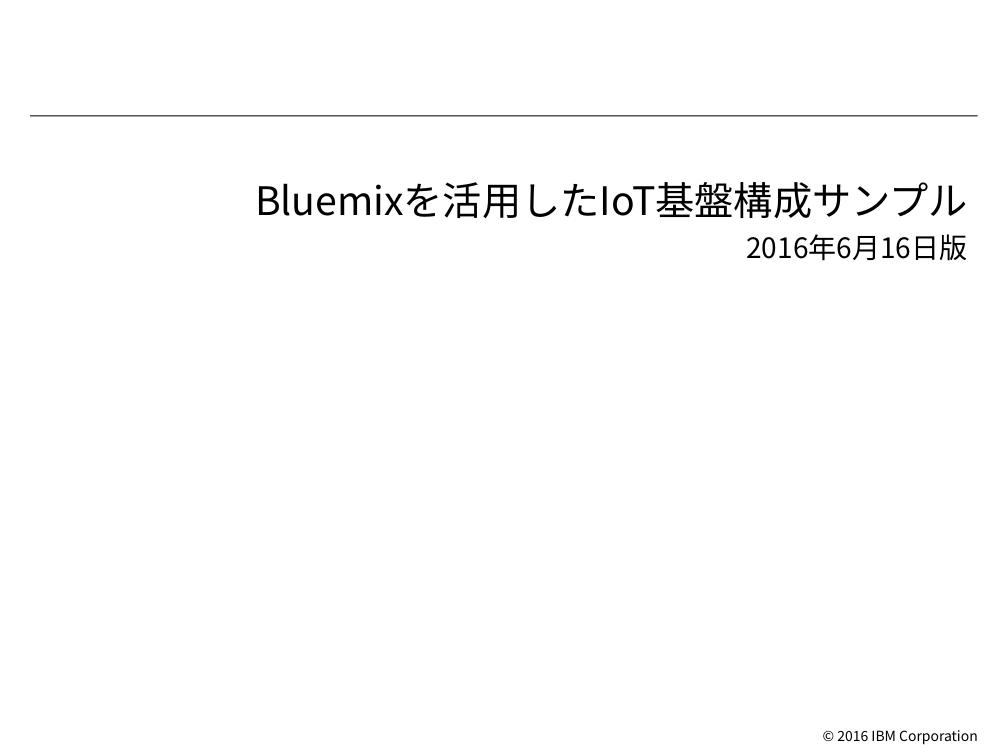
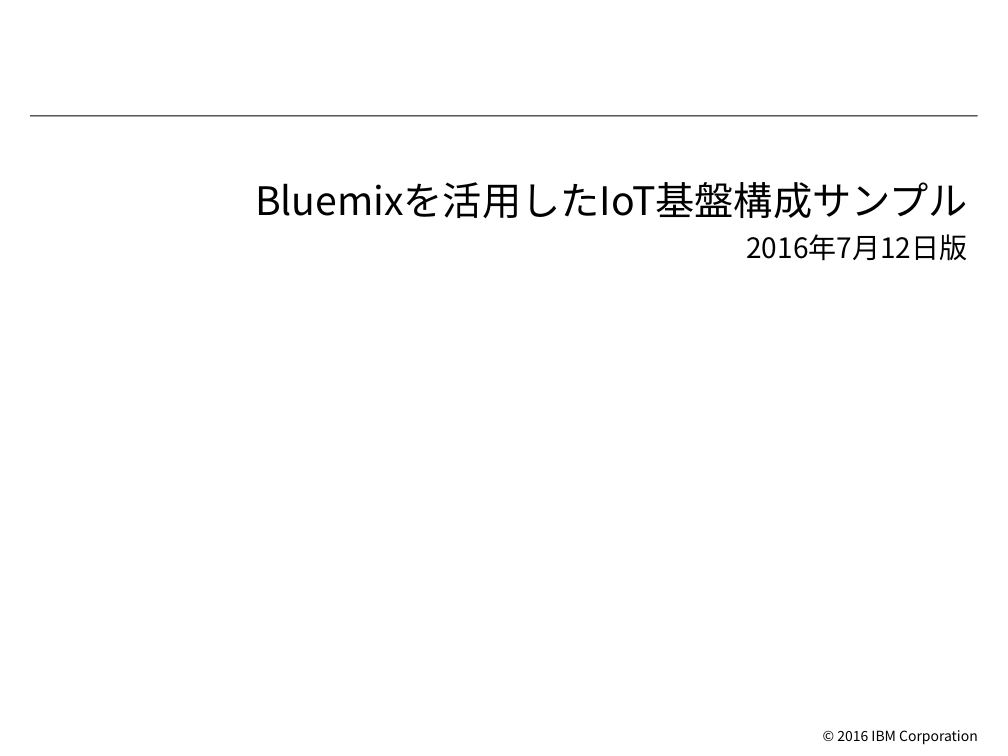
Before and after one commit to makaishi/1_IOT_WORK, a slide deck: slide 1 of bluemix-env/iot-構成雛形.pptx. Drawn at 1008x756 pixels with LibreOffice and Linux fonts; fonts in the diff are those of the drawing; background and template pictures are left out. Boxes give left, top, right and bottom in pixels: in the first picture for what was removed or moved away, otherwise in the second. Text is boxed around its words. In the diff, an @@ line names an element or a change of style, - is before the commit and + after.

```diff
--- a/bluemix-env/iot-構成雛形.pptx
+++ b/bluemix-env/iot-構成雛形.pptx
@@ title at bbox=[255, 182, 968, 261]: text changed @@
-Bluemixを活用したIoT基盤構成サンプル
-2016年6月16日版
+Bluemixを活用したIoT基盤構成サンプル
+2016年7月12日版
```
Also in this commit, not shown: 2 other slides changed, 1 slide added.
